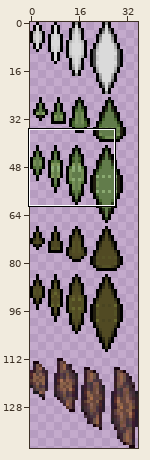
Sprite sheet: Assets/Art/Bullets/Bullets/sprite_thorns.png. Above: a wide view before the commit, with the close-up outlined.
Close-up. Earlier state:
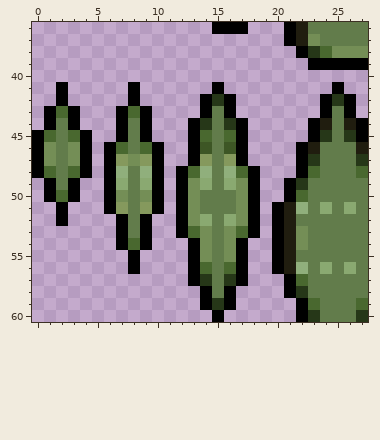
The file is 36x142 pixels. Pixels under 10% opacity are left out. Colours within 5 levels of each other are drawn and written as one. Shown: x 0..27, y 36..60.
The same view after the edit:
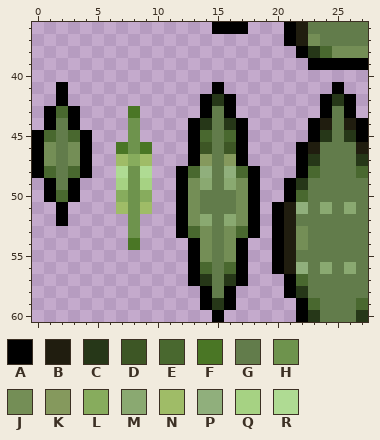
Palette (. is transparent): A #000000  B #201d0f  C #263718  D #3d5625  E #49682f  F #4a7625  G #627c4b  H #6e934d  J #748e56  K #85995d  L #87ac5d  M #8aa971  N #9fbc67  P #90af7c  Q #a6d283  R #afdb93
Difference:
@@ x 4..12 @@
 40 .........
-41 ....A....
-42 ....A....
-43 ...AEA...
-44 ...AGA...
-45 A..AGA...
-46 A.AEGEA..
-47 A.AKJKA..
-48 A.APGPA.A
-49 ..AMGMA.A
-50 ..AJGJA.A
-51 ..AKGKA.A
-52 ...AGA..A
-53 ...AGA..A
-54 ...AEA...
-55 ....A....
-56 ....A....
+41 .........
+42 .........
+43 ....F....
+44 ....H....
+45 A...H....
+46 A..FHF...
+47 A..NLN...
+48 A..RHR..A
+49 ...QHQ..A
+50 ...LHL..A
+51 ...NHN..A
+52 ....H...A
+53 ....H...A
+54 ....F....
+55 .........
+56 .........
 57 .........
